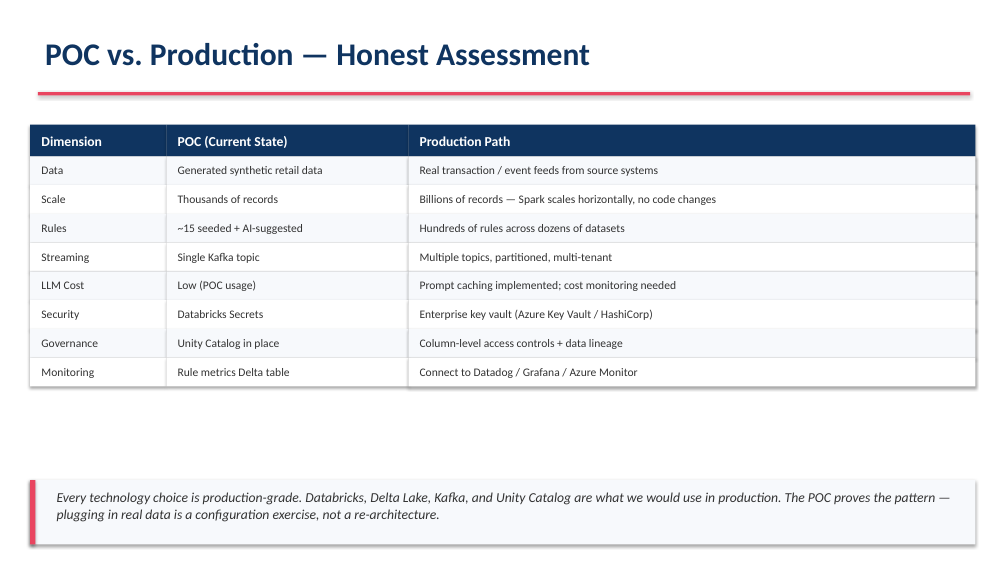
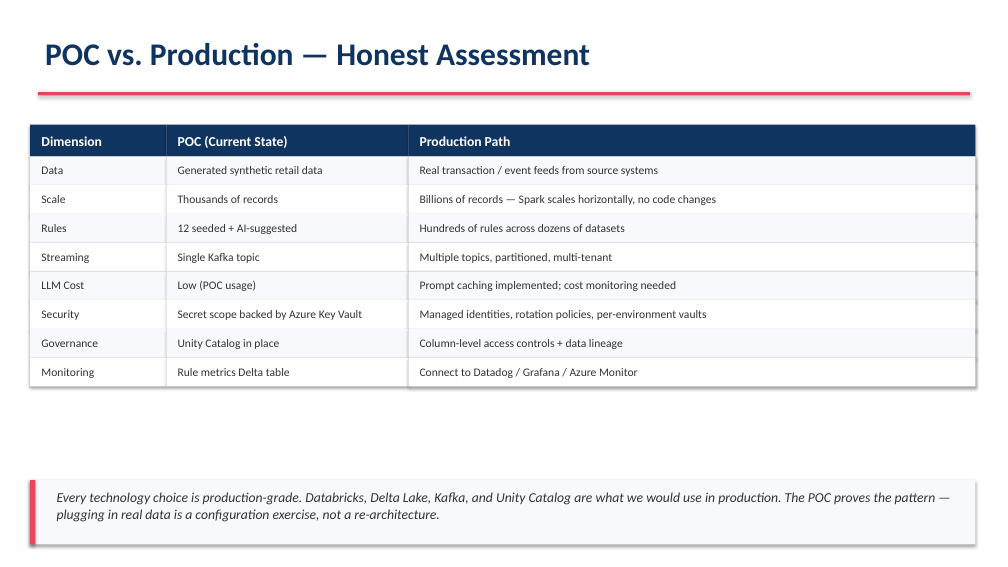
Before and after one commit to ameyadeshmukh-16/databricks-dqx-poc, a slide deck: slide 29 of AI_Infusion_Delivery_Assessment.pptx. Drawn at 1008x567 pixels with LibreOffice and Linux fonts; fonts in the diff are those of the drawing. Boxes give left, top, right and bottom in pixels: in the first picture for what was removed or moved away, otherwise in the second. Text is boxed around its words. In the diff, an @@ line names an element or a change of style, - is before the commit and + after.

```diff
--- a/AI_Infusion_Delivery_Assessment.pptx
+++ b/AI_Infusion_Delivery_Assessment.pptx
@@ text at bbox=[178, 224, 297, 234]: text changed @@
-~15 seeded + AI-suggested
+12 seeded + AI-suggested
@@ text at bbox=[178, 310, 362, 320]: text changed @@
-Databricks Secrets
+Secret scope backed by Azure Key Vault
@@ text at bbox=[420, 310, 707, 320]: text changed @@
-Enterprise key vault (Azure Key Vault / HashiCorp)
+Managed identities, rotation policies, per-environment vaults
```
Also in this commit, not shown: 12 other slides changed, 1 slide added, 1 slide removed, 1 other file.
